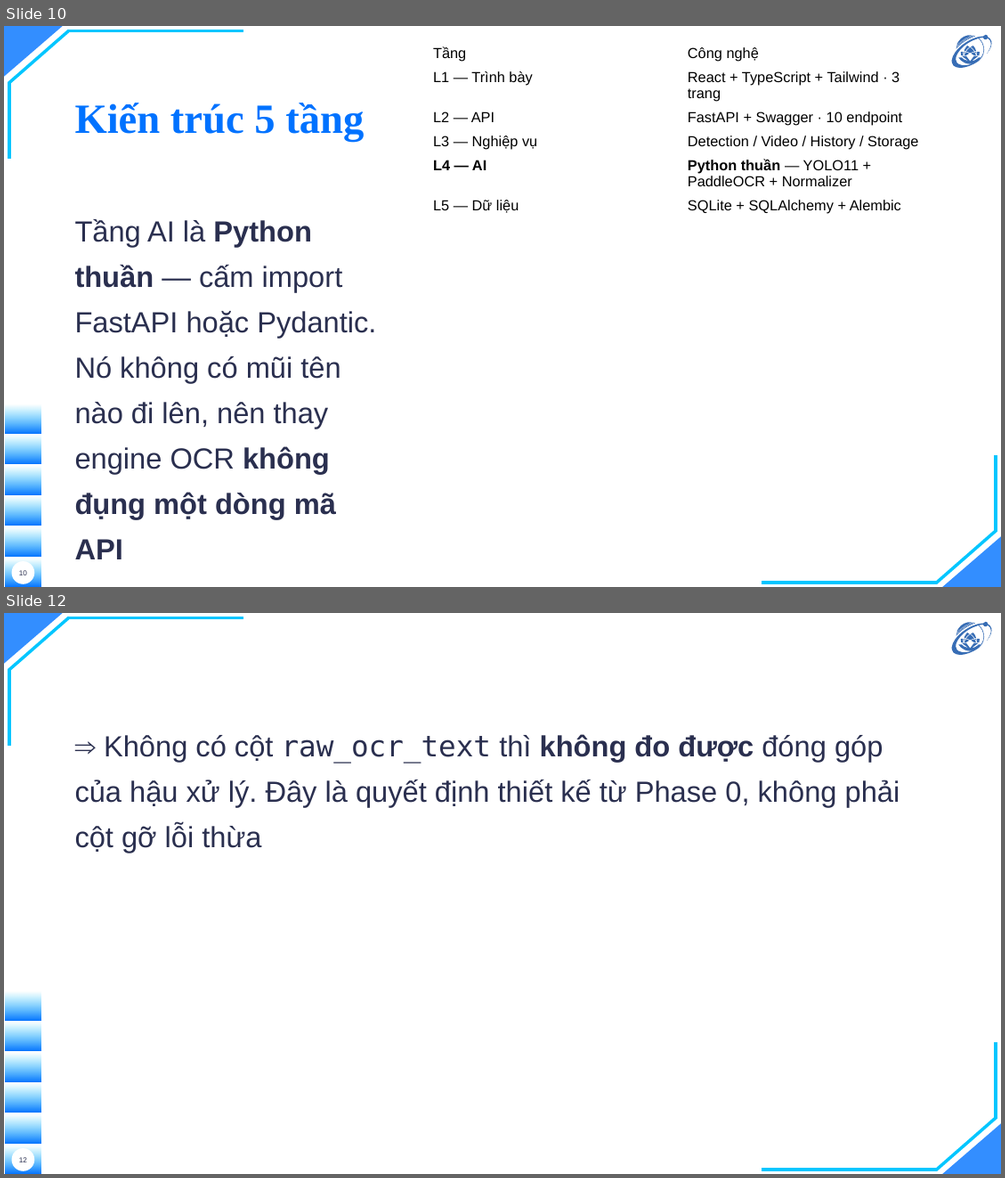
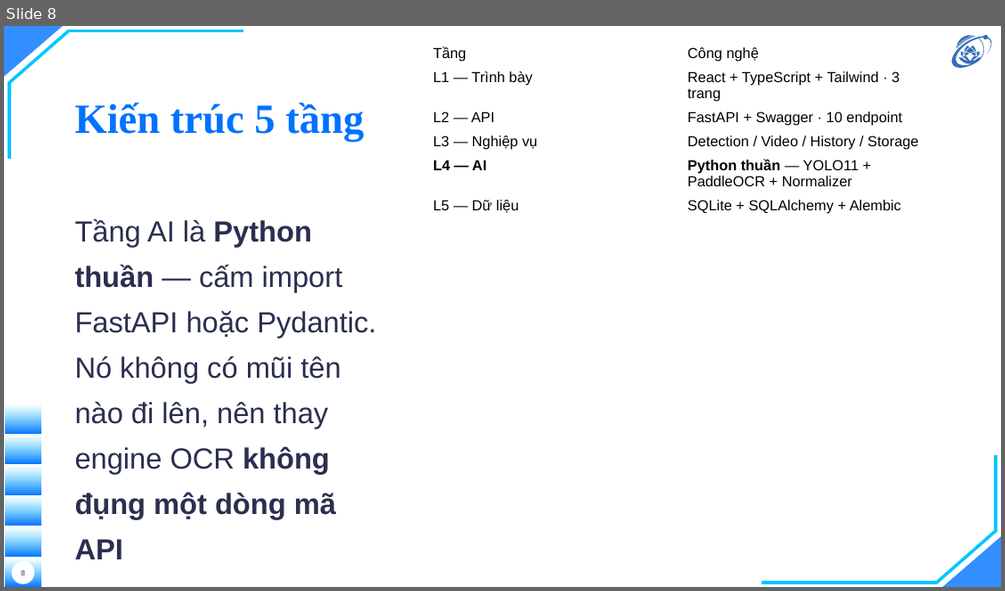
Before and after one commit to hieunguyen2604/alpr-do-an-mon-hoc, a slide deck: docs/slides/slides.pptx. Shown one above the other, each under a label of ours: slides 10 and 12 before the commit, slide 8 after it; the slides between them are not shown. The pictures are 1005x1178 and 1005x591 pixels, drawn with LibreOffice and Linux fonts; fonts in the diff are those of the drawing; background and template pictures are left out. Boxes give left, top, right and bottom in pixels: in the first picture for what was removed or moved away, otherwise in the second. Text is boxed around its words. In the diff, an @@ line names an element or a change of style, - is before the commit and + after.

```diff
--- a/docs/slides/slides.pptx
+++ b/docs/slides/slides.pptx
@@ slide 12 removed at <box>4,613,1001,1174</box>, background picture (left out); not listed: 16 template elements that a slide beside it also shows @@
@@ text removed at <box>75,734,900,852</box> @@
-⇒ Không có cột raw_ocr_text thì không đo được đóng góp của hậu xử lý. Đây là quyết định thiết kế từ Phase 0, không phải cột gỡ lỗi thừa
@@ page number removed at <box>19,1157,27,1162</box> @@
-12
@@ what was slide 10 is now slide 8 @@
@@ page number at <box>21,570,25,575</box>: text changed @@
-10
+8
```
Also in this commit, not shown: 2 slides changed, 6 other slides removed, 2 other files.
